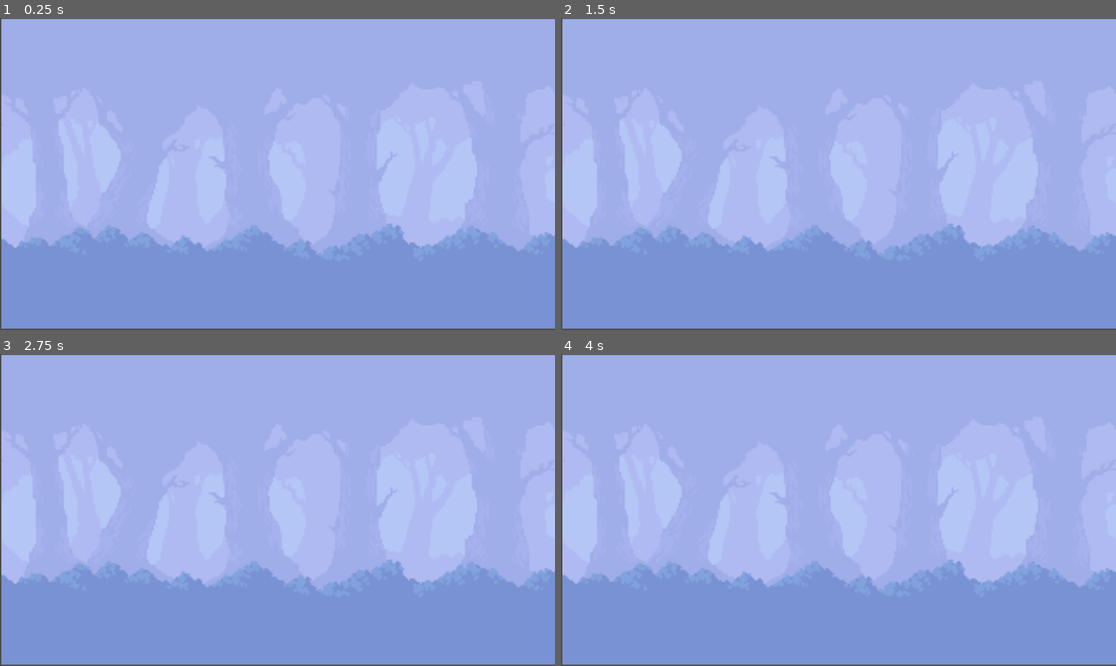
Above: before the commit, frames 1-4 (two rows, left to right).
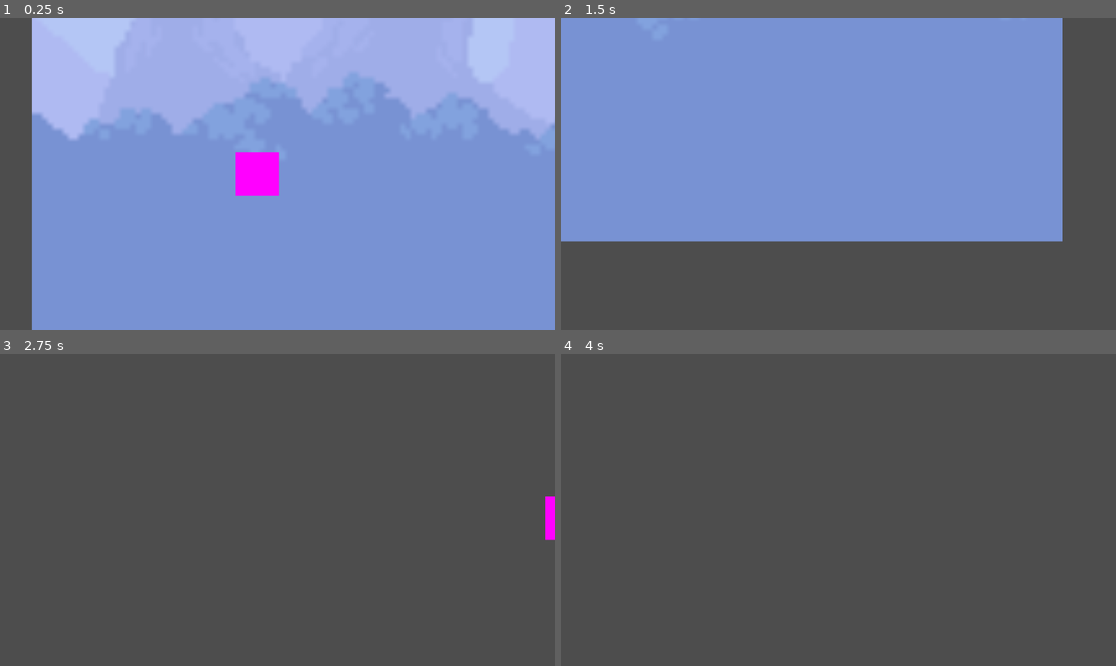
Above: after the commit, the same moments.

Repository: JiRouLu/Game-Ngudud
Game: Godot game, scene res://scene/level_1.tscn
The game is run twice, just before and just after one commit, with the same random seed, the same clock (stepped at 60 frames per second) and the same inputs. The project has no main scene, so this scene is started directly.
Inputs:
- Up to frame 1 (0.25 s): no input
- Up to frame 2 (1.5 s): tap Enter at 0.5 s; hold D (right, bound only after the commit) 0.53-1.28 s; hold S (down, bound only after the commit) from 1.28 s (still down)
- Up to frame 3 (2.75 s): tap Space at 2 s; release S (down, bound only after the commit) at 2.03 s; hold D (right, bound only after the commit) from 2.03 s (still down)
- Up to frame 4 (4 s): release D (right, bound only after the commit) at 2.78 s; hold W (up, bound only after the commit) 2.78-3.53 s; tap Enter at 3.5 s; hold A (left, bound only after the commit) from 3.53 s (still down)

The runs differ from the first frame. In frame 1, 48% of the frame differs, in the area x 0-100%, y 0-100%; in frame 2, 98%; in frame 3, 99%; in frame 4, 99%.

Commit message:
menambahkan player

Diff:
--- /dev/null
+++ b/character_body_2d.gd
@@ -0,0 +1,5 @@
+extends CharacterBody2D
+
+func _physics_process(delta: float) -> void:
+	velocity = Input.get_vector("left", "right", "up", "down")*1200
+	move_and_slide()
--- a/project.godot
+++ b/project.godot
@@ -14,6 +14,29 @@
 config/features=PackedStringArray("4.3", "Mobile")
 config/icon="res://icon.svg"
 
+[input]
+
+up={
+"deadzone": 0.5,
+"events": [Object(InputEventKey,"resource_local_to_scene":false,"resource_name":"","device":-1,"window_id":0,"alt_pressed":false,"shift_pressed":false,"ctrl_pressed":false,"meta_pressed":false,"pressed":false,"keycode":0,"physical_keycode":87,"key_label":0,"unicode":119,"location":0,"echo":false,"script":null)
+]
+}
+down={
+"deadzone": 0.5,
+"events": [Object(InputEventKey,"resource_local_to_scene":false,"resource_name":"","device":-1,"window_id":0,"alt_pressed":false,"shift_pressed":false,"ctrl_pressed":false,"meta_pressed":false,"pressed":false,"keycode":0,"physical_keycode":83,"key_label":0,"unicode":115,"location":0,"echo":false,"script":null)
+]
+}
+right={
+"deadzone": 0.5,
+"events": [Object(InputEventKey,"resource_local_to_scene":false,"resource_name":"","device":-1,"window_id":0,"alt_pressed":false,"shift_pressed":false,"ctrl_pressed":false,"meta_pressed":false,"pressed":false,"keycode":0,"physical_keycode":68,"key_label":0,"unicode":100,"location":0,"echo":false,"script":null)
+]
+}
+left={
+"deadzone": 0.5,
+"events": [Object(InputEventKey,"resource_local_to_scene":false,"resource_name":"","device":-1,"window_id":0,"alt_pressed":false,"shift_pressed":false,"ctrl_pressed":false,"meta_pressed":false,"pressed":false,"keycode":0,"physical_keycode":65,"key_label":0,"unicode":97,"location":0,"echo":false,"script":null)
+]
+}
+
 [rendering]
 
 renderer/rendering_method="mobile"
--- a/scene/level_1.tscn
+++ b/scene/level_1.tscn
@@ -1,5 +1,6 @@
-[gd_scene load_steps=3 format=3 uid="uid://dcco56w13kgnt"]
+[gd_scene load_steps=4 format=3 uid="uid://dcco56w13kgnt"]
 
+[ext_resource type="PackedScene" uid="uid://crexrj1ueurhd" path="res://scene/player.tscn" id="1_6lfjd"]
 [ext_resource type="Texture2D" uid="uid://xjkumd1wfqmx" path="res://asset/background_layer_1.png" id="1_q3j82"]
 
 [sub_resource type="TileSet" id="TileSet_m1sdv"]
@@ -14,3 +15,6 @@
 [node name="TileMap" type="TileMap" parent="."]
 tile_set = SubResource("TileSet_m1sdv")
 format = 2
+
+[node name="player" parent="TileMap" instance=ExtResource("1_6lfjd")]
+position = Vector2(159, 501)
--- /dev/null
+++ b/scene/player.gd
@@ -0,0 +1,5 @@
+extends CharacterBody2D
+
+func _physics_process(delta: float) -> void:
+	velocity = Input.get_vector("left", "right", "up", "down")*1200
+	move_and_slide()
--- /dev/null
+++ b/scene/player.tscn
@@ -0,0 +1,23 @@
+[gd_scene load_steps=4 format=3 uid="uid://crexrj1ueurhd"]
+
+[ext_resource type="Script" path="res://scene/player.gd" id="1_exp0w"]
+
+[sub_resource type="PlaceholderTexture2D" id="PlaceholderTexture2D_48n07"]
+size = Vector2(30, 30)
+
+[sub_resource type="RectangleShape2D" id="RectangleShape2D_adlqq"]
+size = Vector2(30, 30)
+
+[node name="player" type="CharacterBody2D"]
+script = ExtResource("1_exp0w")
+
+[node name="Sprite2D" type="Sprite2D" parent="."]
+texture = SubResource("PlaceholderTexture2D_48n07")
+
+[node name="CollisionShape2D" type="CollisionShape2D" parent="."]
+shape = SubResource("RectangleShape2D_adlqq")
+
+[node name="Camera2D" type="Camera2D" parent="."]
+position = Vector2(14, 0)
+zoom = Vector2(3, 3)
+position_smoothing_enabled = true
